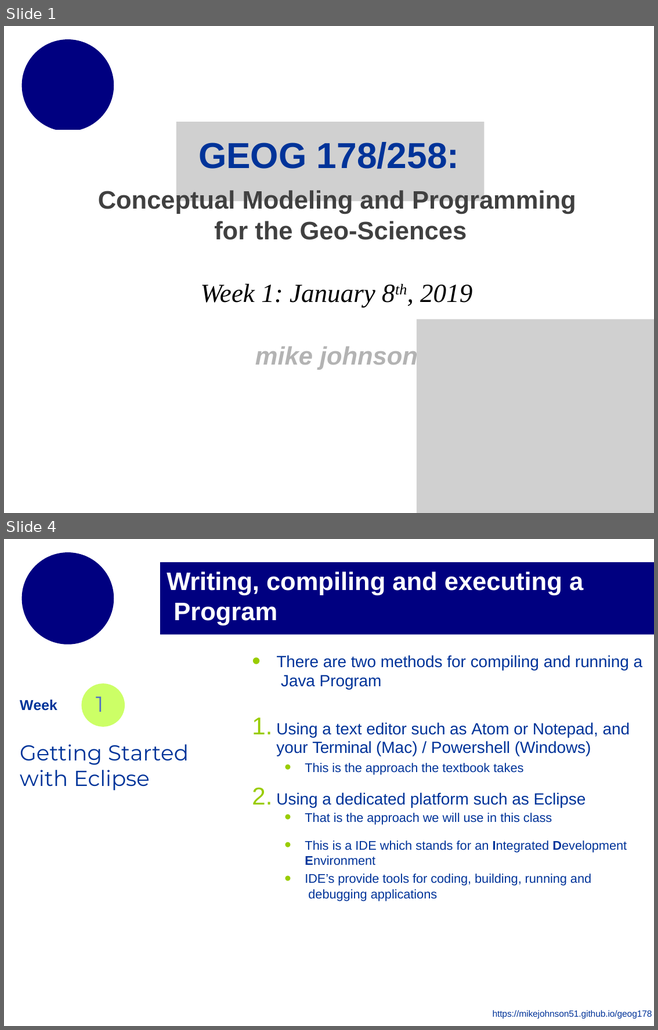
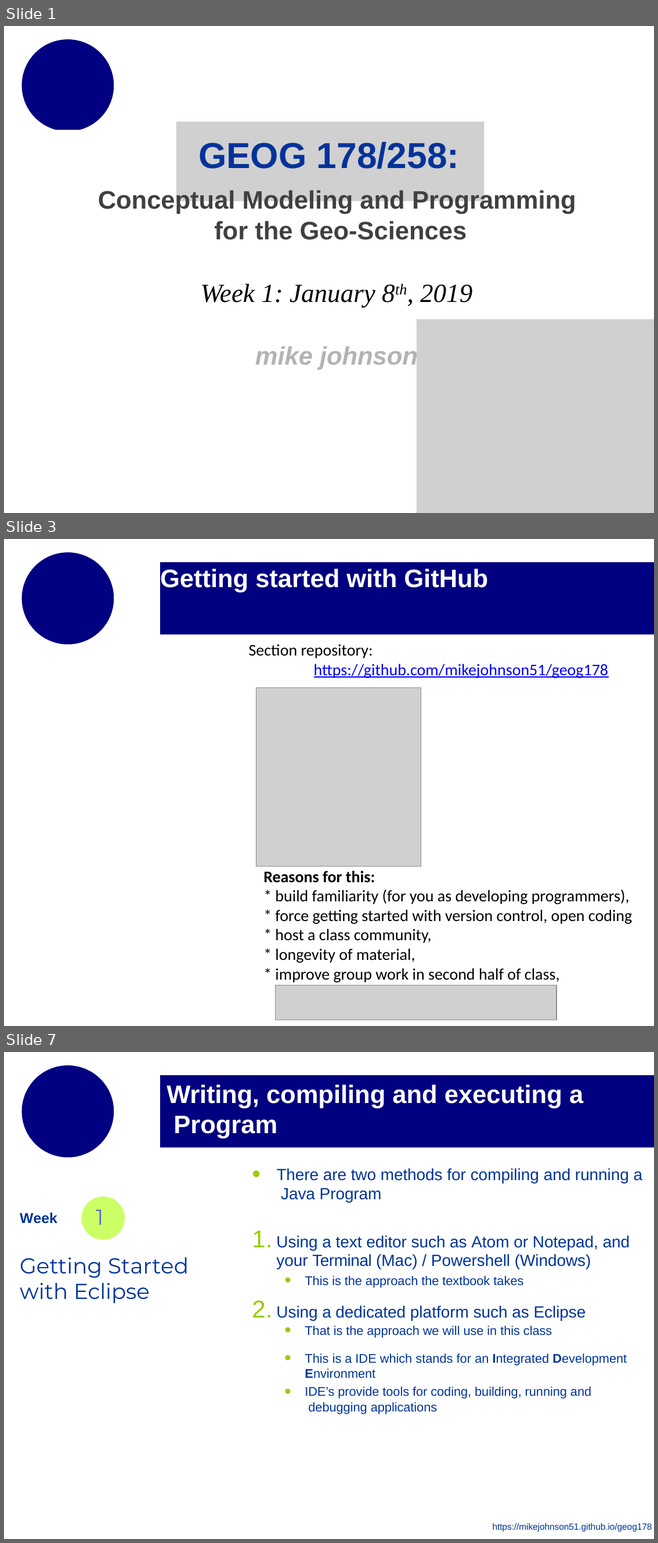
Before and after one commit to mikejohnson51/geog178_2019, a slide deck: section_slides/week1_section_slides.pptx. Shown one above the other, each under a label of ours: slides 1 and 4 before the commit, slides 1, 3 and 7 after it; the slides between them are not shown. The pictures are 658x1030 and 658x1543 pixels, drawn with LibreOffice and Linux fonts; fonts in the diff are those of the drawing; grey boxes stand for pictures; background and template pictures are left out. Boxes give left, top, right and bottom in pixels: in the first picture for what was removed or moved away, otherwise in the second. Text is boxed around its words. In the diff, an @@ line names an element or a change of style, - is before the commit and + after.

```diff
--- a/section_slides/week1_section_slides.pptx
+++ b/section_slides/week1_section_slides.pptx
@@ slide 3 added at bbox=[4, 539, 654, 1026], background #FFFFFF @@
@@ freeform shape added at bbox=[21, 553, 114, 645], fill #000080 @@
@@ freeform shape added at bbox=[160, 562, 654, 635], fill #000080, 28 pt, text #FFFFFF, bold @@
+Getting started with GitHub
@@ text added at bbox=[249, 644, 608, 678], 18 pt, text #0000FF, underline @@
+Section repository:
+https://github.com/mikejohnson51/geog178
@@ picture added at bbox=[256, 687, 421, 866] @@
@@ text added at bbox=[263, 871, 632, 983], 18 pt, text #000000 @@
+Reasons for this:
+* build familiarity (for you as developing programmers),
+* force getting started with version control, open coding
+* host a class community,
+* longevity of material,
+* improve group work in second half of class,
@@ picture added at bbox=[275, 985, 556, 1020] @@
@@ what was slide 4 is now slide 7 @@
```
Also in this commit, not shown: 4 slides changed, 3 other slides added, 3 other files.
